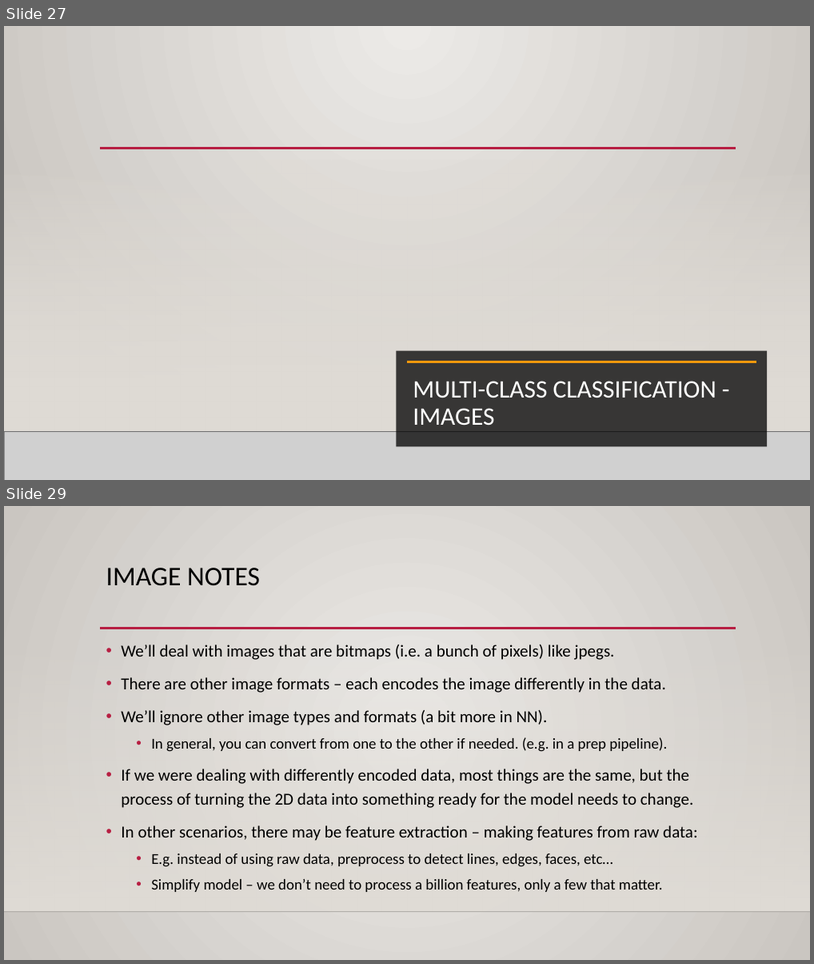
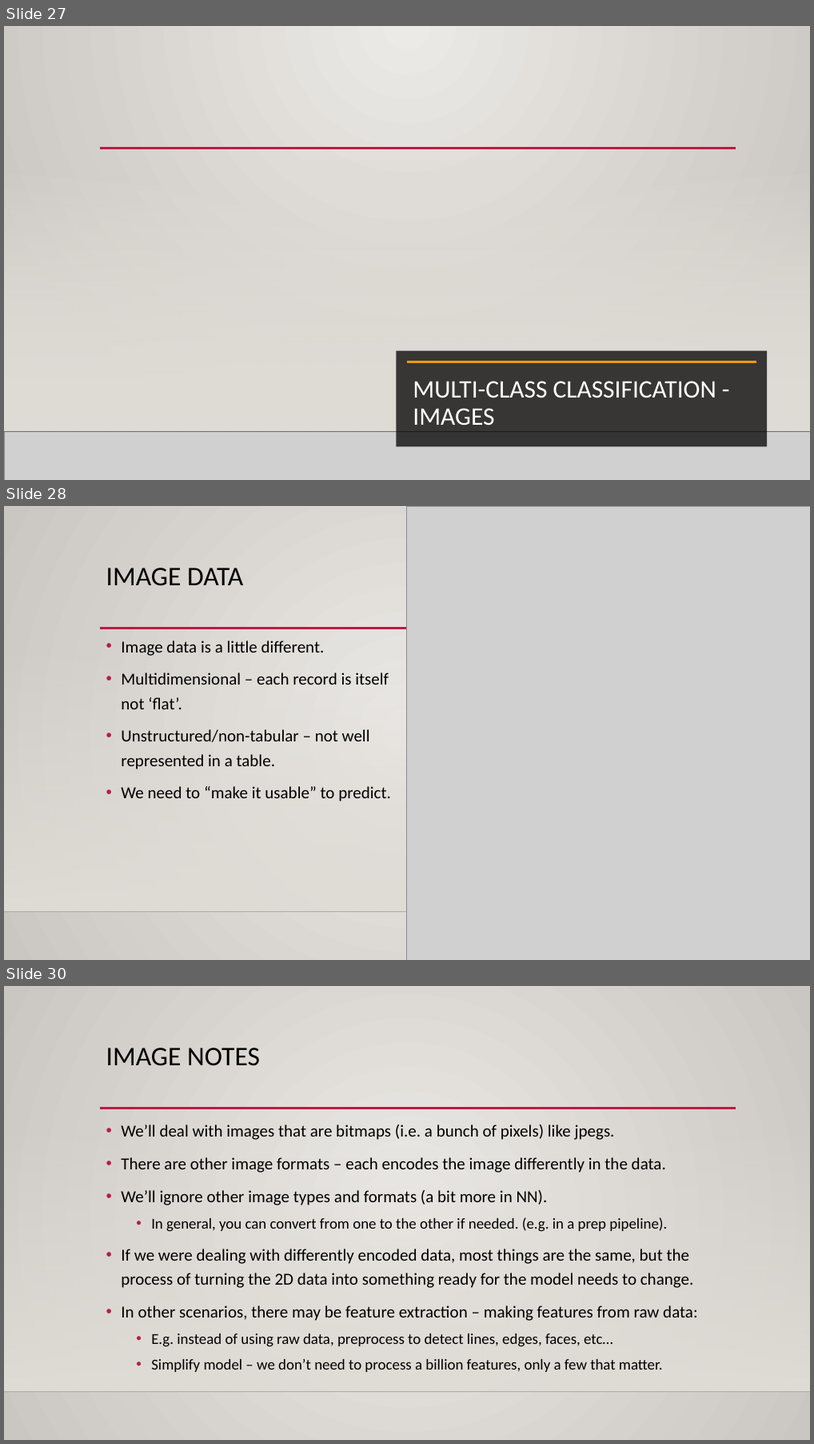
Before and after one commit to AkeemSemperDataScience/Intro_to_Machine_Learning_Students, a slide deck: reference_content/Slides/008_Log_Reg_Images.pptx. Shown one above the other, each under a label of ours: slides 27 and 29 before the commit, slides 27, 28 and 30 after it; the slides between them are not shown. The pictures are 814x964 and 814x1444 pixels, drawn with LibreOffice and Linux fonts; fonts in the diff are those of the drawing; grey boxes stand for pictures; background and template pictures are left out. Boxes give left, top, right and bottom in pixels: in the first picture for what was removed or moved away, otherwise in the second. Text is boxed around its words. In the diff, an @@ line names an element or a change of style, - is before the commit and + after.

```diff
--- a/reference_content/Slides/008_Log_Reg_Images.pptx
+++ b/reference_content/Slides/008_Log_Reg_Images.pptx
@@ slide 28 added at box(4, 506, 810, 960), background gradient #ECEAE7 to #CAC7C1; not listed: 3 template elements that a slide beside it also shows @@
@@ picture added at box(407, 506, 810, 960) @@
@@ title added at box(106, 568, 243, 585), 32 pt, text #000000 @@
+IMAGE DATA
@@ text added at box(121, 640, 391, 801), 20 pt, text #000000 @@
+• Image data is a little different.
+• Multidimensional – each record is itself not ‘flat’.
+• Unstructured/non-tabular – not well represented in a table.
+• We need to “make it usable” to predict.
@@ what was slide 29 is now slide 30 @@
```
Also in this commit, not shown: 4 slides changed, 2 other files.
